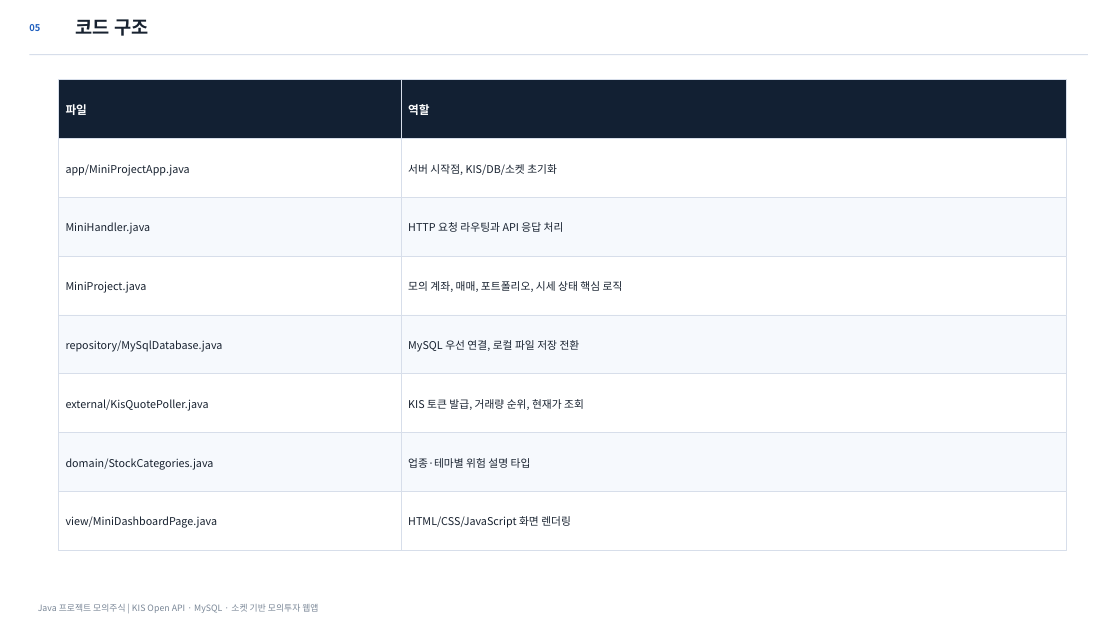
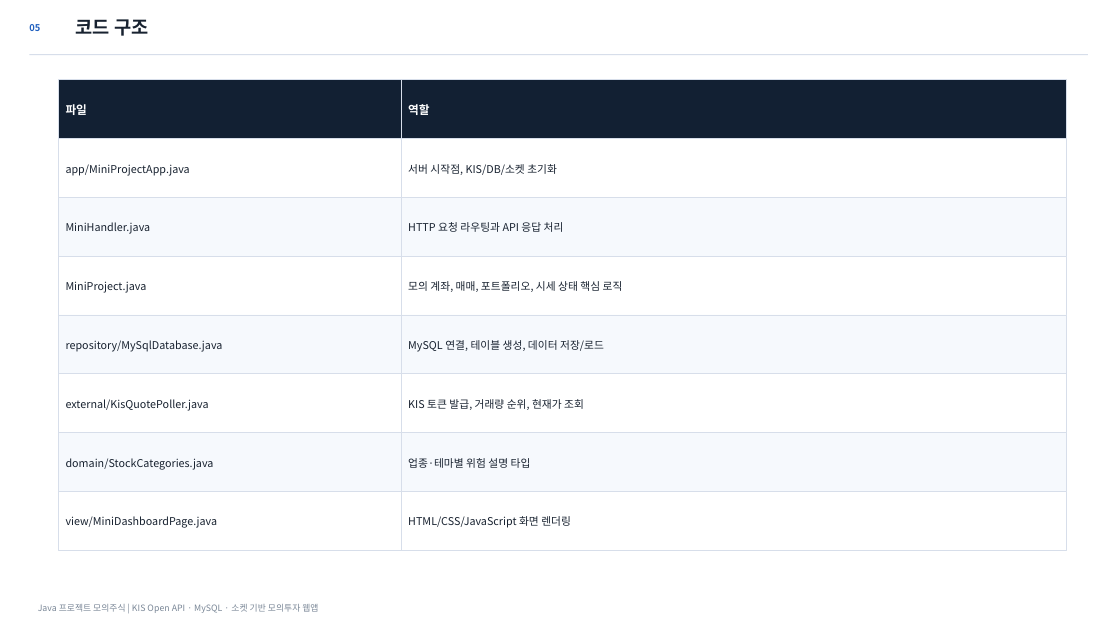
Before and after one commit to osangmin51-spec/javaproject, a slide deck: slide 5 of deliverables/Java_모의주식투자_발표자료_최종정합본.pptx. Drawn at 1120x630 pixels with LibreOffice and Linux fonts; fonts in the diff are those of the drawing. Boxes give left, top, right and bottom in pixels: in the first picture for what was removed or moved away, otherwise in the second. Text is boxed around its words. In the diff, an @@ line names an element or a change of style, - is before the commit and + after.

```diff
--- a/deliverables/Java_모의주식투자_발표자료_최종정합본.pptx
+++ b/deliverables/Java_모의주식투자_발표자료_최종정합본.pptx
@@ text at [408, 340, 604, 352]: text changed @@
-MySQL 우선 연결, 로컬 파일 저장 전환
+MySQL 연결, 테이블 생성, 데이터 저장/로드
```
Also in this commit, not shown: 5 other slides changed, 9 other files.
